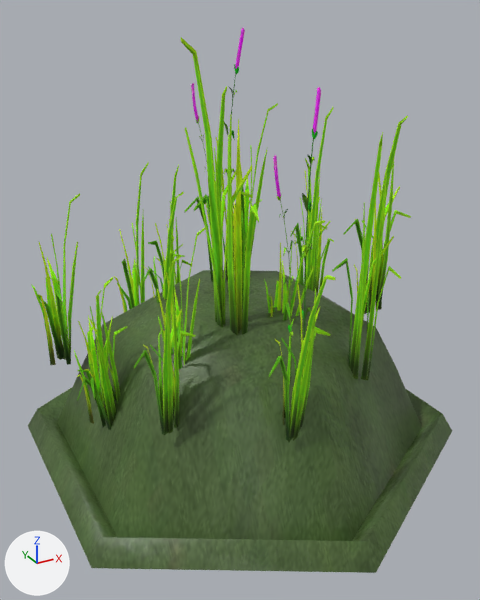
The glTF model src/modules/base/assets/grassy-hills.glb: old version first, new version second.
Rendered twice from a 50 mm lens placed at (-1.26, -2.31, 1.81), pointed at (-0.03, -0.07, 0.69). The lights are fixed; the arrows at lower left show +X, +Y and +Z. The picture after the commit comes second. Where no turn or scale is listed for an object, it has been applied to the vertices. Vertices at exactly the same position are counted once.
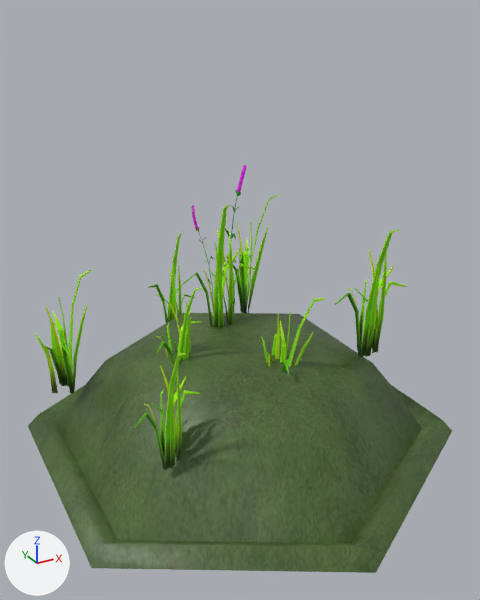
Commit message: Tile updates

Where the newer file only moved an object's origin or applied its transform, the numbers keep the older frame.

Changed parts and their boxes [x1, y1, x2, y2] in the pictures (480 x 600 px):
'HexagonTile.006', rescaled (14% shorter): before [28, 270, 452, 573]; after [28, 313, 452, 573]
'Plane.003', deleted (green): before [181, 37, 262, 335]
'Plane.015', moved, rescaled (6% wider, 34% shorter): before [134, 256, 196, 435]; after [134, 353, 200, 470]
'Plane.007', moved, rescaled (36% shorter): before [344, 115, 411, 314]; after [335, 229, 406, 357]
'Plane.017', moved, rescaled (14% wider, 28% shorter): before [31, 193, 80, 365]; after [35, 270, 91, 393]
'Plane.006', deleted (green): before [332, 132, 401, 380]
'Plane', moved, rescaled (7% wider, 37% shorter): before [185, 86, 253, 282]; after [183, 204, 256, 328]
'Plane.009', deleted (green): before [269, 275, 336, 442]
'Plane.018', moved, rescaled (15% wider, 28% shorter): before [232, 103, 278, 268]; after [226, 194, 279, 313]
'Plane.020', moved, rescaled: before [264, 220, 325, 320]; after [261, 298, 325, 375]
'Plane.005', moved, rescaled (12% wider, 32% shorter): before [143, 191, 185, 303]; after [156, 287, 203, 363]
'Plane.013', deleted (green): before [77, 290, 127, 430]
'Plane.025', deleted (green): before [290, 107, 334, 291]
'Plane.012', deleted (green): before [114, 162, 149, 312]
'Plane.022', deleted (green): before [74, 277, 113, 427]
'Plane.011', moved, rescaled (9% wider, 25% shorter): before [148, 164, 191, 285]; after [148, 232, 195, 323]
'Plane.008', deleted: before [273, 87, 321, 351]
'Plane.023', deleted: before [158, 227, 207, 369]
'Plane.001', moved, rescaled (26% shorter): before [191, 28, 245, 233]; after [191, 165, 247, 316]
'Plane.002', deleted: before [296, 158, 334, 292]

What changed in the scene script:
```text
Change me_plane_001:
    remove me_plane_001.from_pydata(...)  # 368 vertices, 710 faces; spans x -2.416..-2.181, y -6.562..-6.475, z 0.606..1.74
    add me_plane_001.from_pydata(...)  # 368 vertices, 710 faces; spans x -2.431..-2.17, y -6.568..-6.472, z 0.339..1.181
    me_plane_001 part 1: the whole mesh is scaled about its middle by (1.11, 1.11, 0.742), then moved by (-0.002, -0.002, -0.413)
Change me_plane_034:
    remove me_plane_034.from_pydata(...)  # 180 vertices, 316 faces; spans x -2.477..-2.175, y -6.662..-6.446, z 0.606..1.538
    add me_plane_034.from_pydata(...)  # 180 vertices, 316 faces; spans x -2.495..-2.158, y -6.676..-6.436, z 0.381..1.072
    me_plane_034 part 2: the whole mesh is scaled about its middle by (1.11, 1.11, 0.742), then moved by (-0.001, -0.002, -0.345)
Change me_plane_005:
    remove me_plane_005.from_pydata(...)  # 180 vertices, 316 faces; spans x -2.739..-2.493, y -6.696..-6.497, z 0.514..1.155
    add me_plane_005.from_pydata(...)  # 180 vertices, 316 faces; spans x -2.753..-2.48, y -6.843..-6.621, z 0.327..0.802
    me_plane_005 part 3: the whole mesh is scaled about its middle by (1.11, 1.11, 0.742), then moved by (-0.001, -0.135, -0.27)
Change me_plane_007:
    remove me_plane_007.from_pydata(...)  # 180 vertices, 316 faces; spans x -1.967..-1.645, y -7.107..-6.878, z 0.583..1.446
    add me_plane_007.from_pydata(...)  # 180 vertices, 316 faces; spans x -1.986..-1.628, y -7.121..-6.867, z 0.368..1.008
    me_plane_007 part 4: the whole mesh is scaled about its middle by (1.11, 1.11, 0.742), then moved by (-0.001, -0.002, -0.327)
Change me_plane_011:
    remove me_plane_011.from_pydata(...)  # 180 vertices, 316 faces; spans x -2.486..-2.241, y -6.115..-5.978, z 0.296..1.122
    add me_plane_011.from_pydata(...)  # 180 vertices, 316 faces; spans x -2.499..-2.227, y -6.12..-5.967, z 0.176..0.79
    me_plane_011 part 5: the whole mesh is scaled about its middle by (1.11, 1.11, 0.742), then moved by (0.0, 0.003, -0.226)
Change me_plane_015:
    remove me_plane_015.from_pydata(...)  # 180 vertices, 316 faces; spans x -2.975..-2.723, y -7.253..-7.058, z 0.403..1.11
    add me_plane_015.from_pydata(...)  # 180 vertices, 316 faces; spans x -2.99..-2.71, y -7.265..-7.049, z 0.251..0.776
    me_plane_015 part 6: the whole mesh is scaled about its middle by (1.11, 1.11, 0.742), then moved by (-0.001, -0.001, -0.243)
Change me_plane_014:
    remove me_plane_014.from_pydata(...)  # 180 vertices, 316 faces; spans x -3.117..-2.889, y -6.545..-6.223, z 0.361..1.12
    add me_plane_014.from_pydata(...)  # 180 vertices, 316 faces; spans x -3.128..-2.874, y -6.564..-6.206, z 0.222..0.785
    me_plane_014 part 7: the whole mesh is scaled about its middle by (1.11, 1.11, 0.742), then moved by (0.002, -0.001, -0.237)
Change me_plane_018:
    remove me_plane_018.from_pydata(...)  # 180 vertices, 316 faces; spans x -2.153..-1.924, y -6.415..-6.166, z 0.536..1.412
    add me_plane_018.from_pydata(...)  # 180 vertices, 316 faces; spans x -2.165..-1.91, y -6.429..-6.152, z 0.334..0.984
    me_plane_018 part 8: the whole mesh is scaled about its middle by (1.11, 1.11, 0.742), then moved by (0.001, 0.0, -0.315)
Change me_plane_020:
    remove me_plane_020.from_pydata(...)  # 180 vertices, 316 faces; spans x -2.348..-2.133, y -7.114..-6.86, z 0.378..1.068
    add me_plane_020.from_pydata(...)  # 180 vertices, 316 faces; spans x -2.357..-2.118, y -7.13..-6.847, z 0.233..0.745
    me_plane_020 part 9: the whole mesh is scaled about its middle by (1.11, 1.11, 0.742), then moved by (0.002, -0.001, -0.234)
Remove ob_plane_003:
    ob_plane_003 = bpy.data.objects.new('Plane.003', me_plane_003)
Remove ob_plane_008:
    ob_plane_008 = bpy.data.objects.new('Plane.008', me_plane_008)
Remove ob_plane_009:
    ob_plane_009 = bpy.data.objects.new('Plane.009', me_plane_009)
Remove ob_plane_013:
    ob_plane_013 = bpy.data.objects.new('Plane.013', me_plane_013)
Remove ob_plane_002:
    ob_plane_002 = bpy.data.objects.new('Plane.002', me_plane_016)
Remove ob_plane_006:
    ob_plane_006 = bpy.data.objects.new('Plane.006', me_plane_017)
Remove ob_plane_012:
    ob_plane_012 = bpy.data.objects.new('Plane.012', me_plane_006)
Remove ob_plane_022:
    ob_plane_022 = bpy.data.objects.new('Plane.022', me_plane_022)
Remove ob_plane_023:
    ob_plane_023 = bpy.data.objects.new('Plane.023', me_plane_023)
Remove ob_plane_025:
    ob_plane_025 = bpy.data.objects.new('Plane.025', me_plane_025)
Change ob_hexagontile_006:
    ob_hexagontile_006.scale: (1.0, 1.0, 3.0) -> (1.0, 1.0, 2.0)
```
